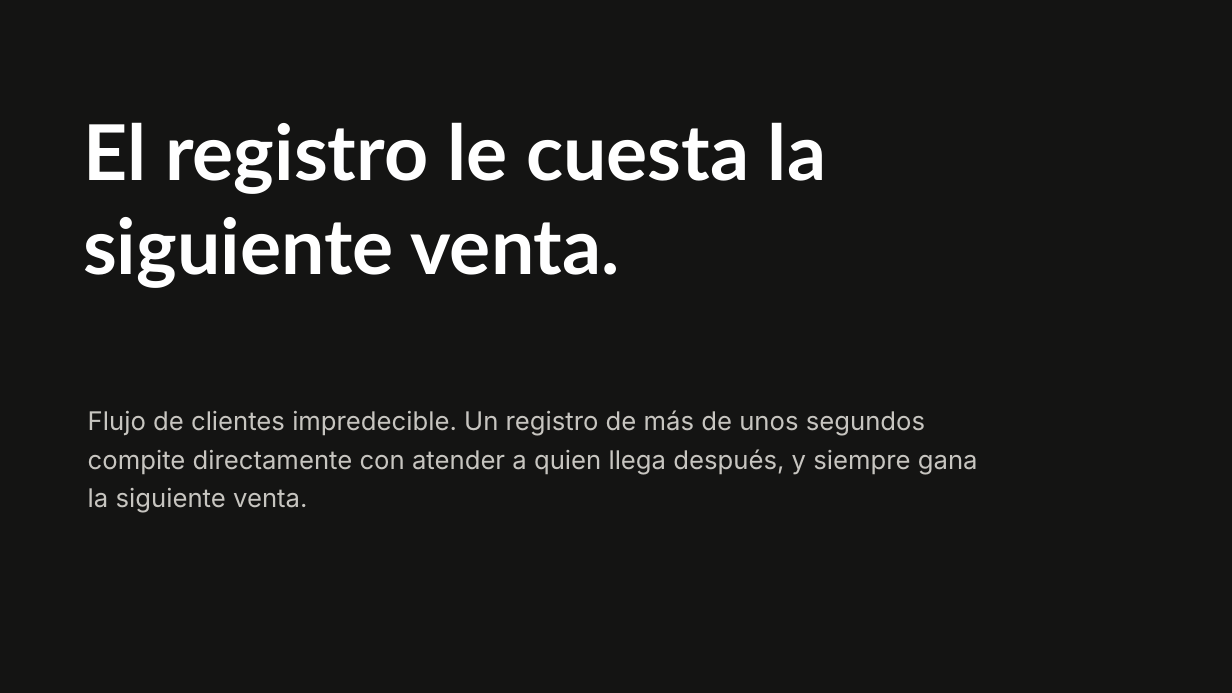
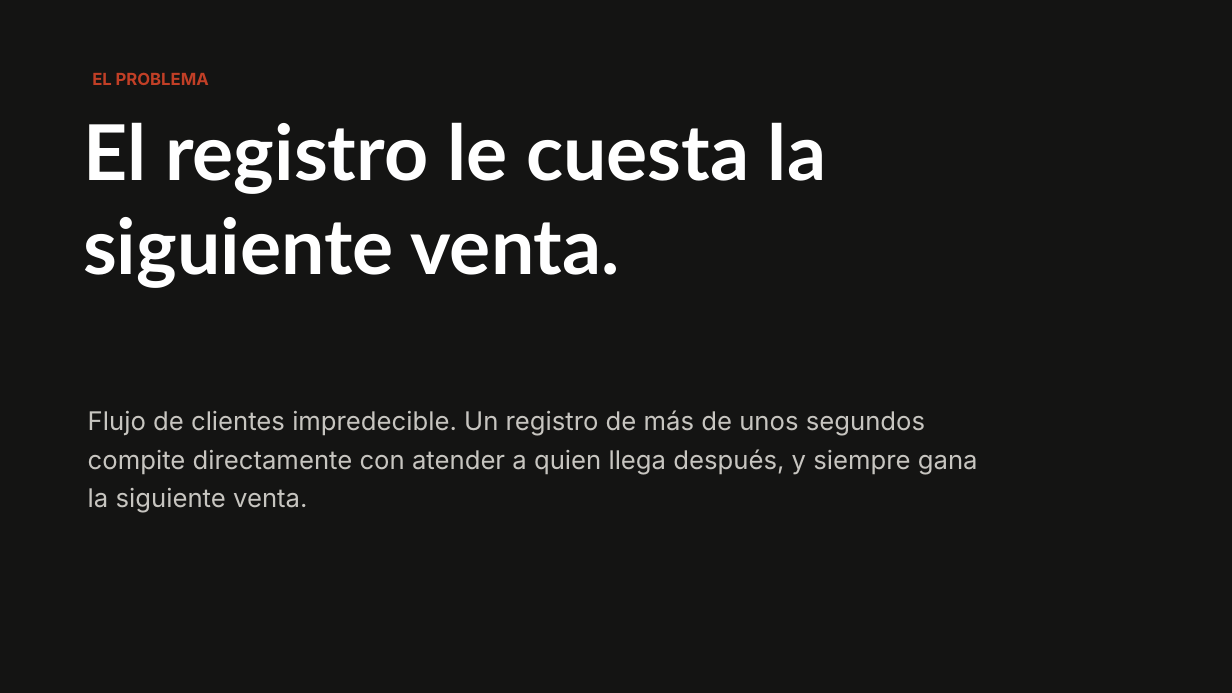
Before and after one commit to claudiafalcon/nahui, a slide deck: slide 2 of evidence/2026-08-22-demo-day/Nahui - Pitch Demo Day v2.pptx. Drawn at 1232x693 pixels with LibreOffice and Linux fonts; fonts in the diff are those of the drawing. Boxes give left, top, right and bottom in pixels: in the first picture for what was removed or moved away, otherwise in the second. Text is boxed around its words. In the diff, an @@ line names an element or a change of style, - is before the commit and + after.

```diff
--- a/evidence/2026-08-22-demo-day/Nahui - Pitch Demo Day v2.pptx
+++ b/evidence/2026-08-22-demo-day/Nahui - Pitch Demo Day v2.pptx
@@ text added at <box>92,72,209,85</box>, 13 pt, text #C13F26, bold @@
+EL PROBLEMA
```
Also in this commit, not shown: 1 other slide changed, 4 slides added, 9 slides removed, 1 other file.
